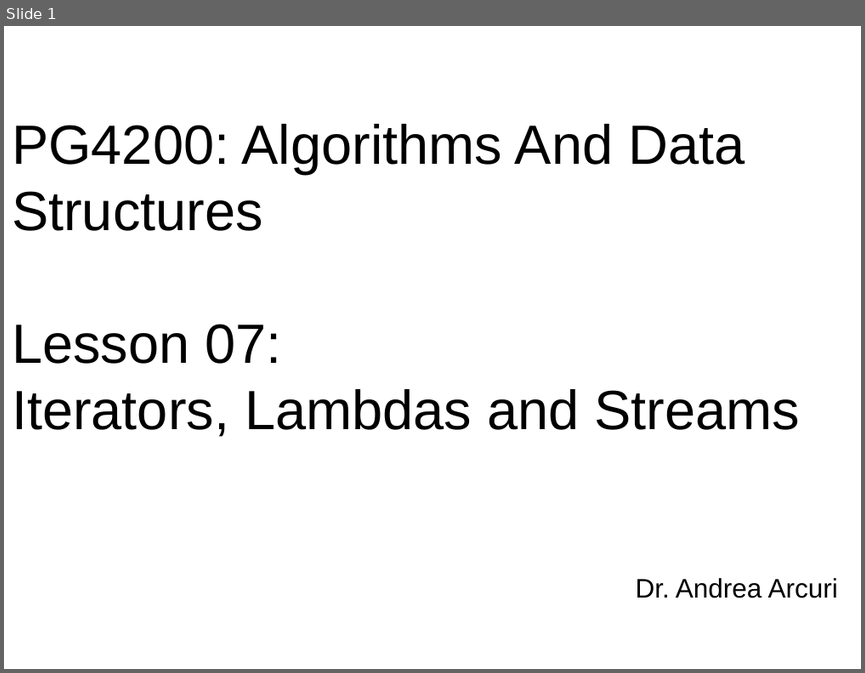
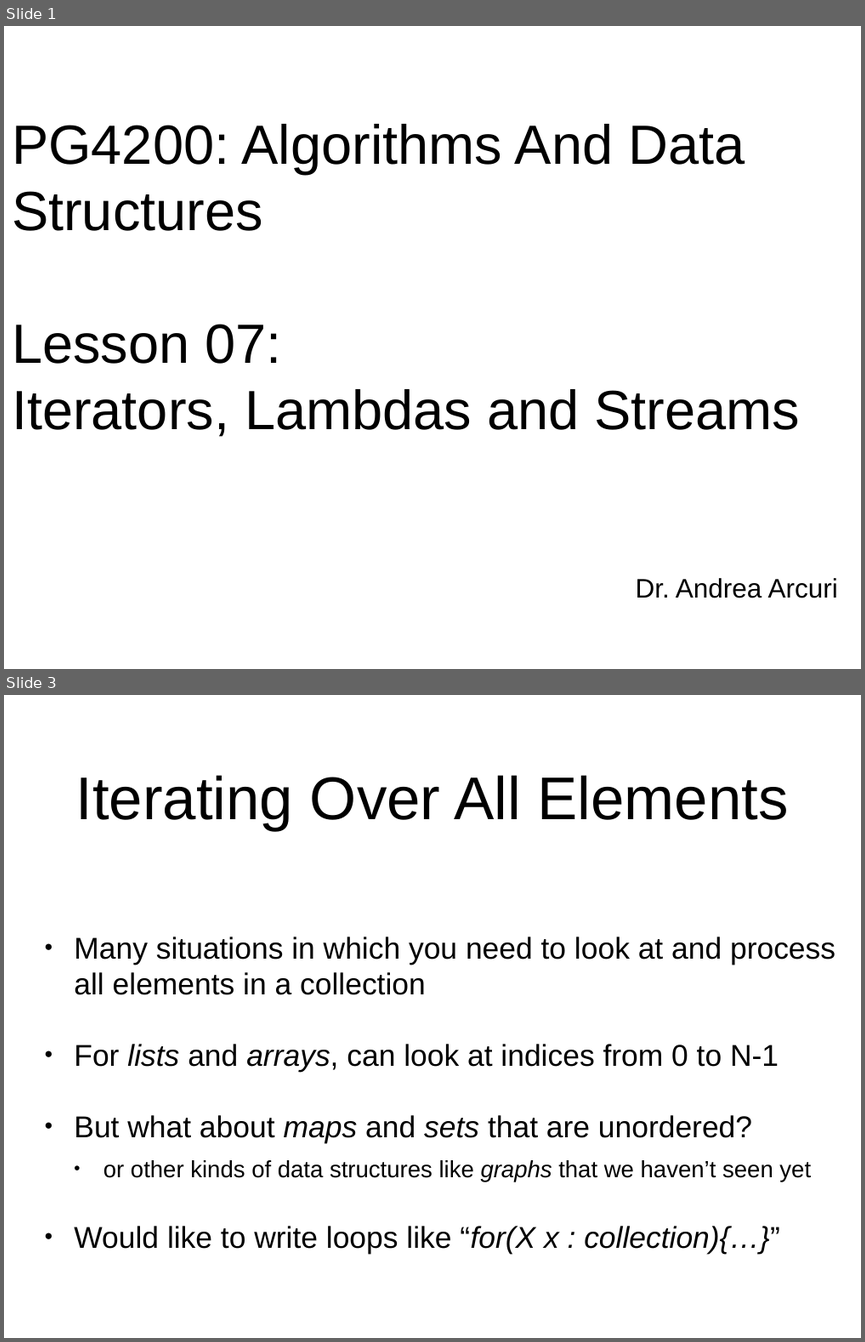
Before and after one commit to arcuri82/algorithms, a slide deck: docs/slides/07/07_streams.pptx. Shown one above the other, each under a label of ours: slide 1 before the commit, slides 1 and 3 after it; the slides between them are not shown. The pictures are 865x673 and 865x1342 pixels, drawn with LibreOffice and Linux fonts; fonts in the diff are those of the drawing. Boxes give left, top, right and bottom in pixels: in the first picture for what was removed or moved away, otherwise in the second. Text is boxed around its words. In the diff, an @@ line names an element or a change of style, - is before the commit and + after.

```diff
--- a/docs/slides/07/07_streams.pptx
+++ b/docs/slides/07/07_streams.pptx
@@ slide 3 added at (4, 695, 861, 1338), background #FFFFFF @@
@@ title added at (75, 775, 789, 830), 72 pt, text #000000 @@
+Iterating Over All Elements
@@ text added at (74, 936, 835, 1253), 36 pt, text #000000 @@
+• Many situations in which you need to look at and process all elements in a collection
+• For lists and arrays, can look at indices from 0 to N-1
+• But what about maps and sets that are unordered?
+  • or other kinds of data structures like graphs that we haven’t seen yet
+• Would like to write loops like “for(X x : collection){…}”
```
Also in this commit, not shown: 22 other slides added, 1 other file.
